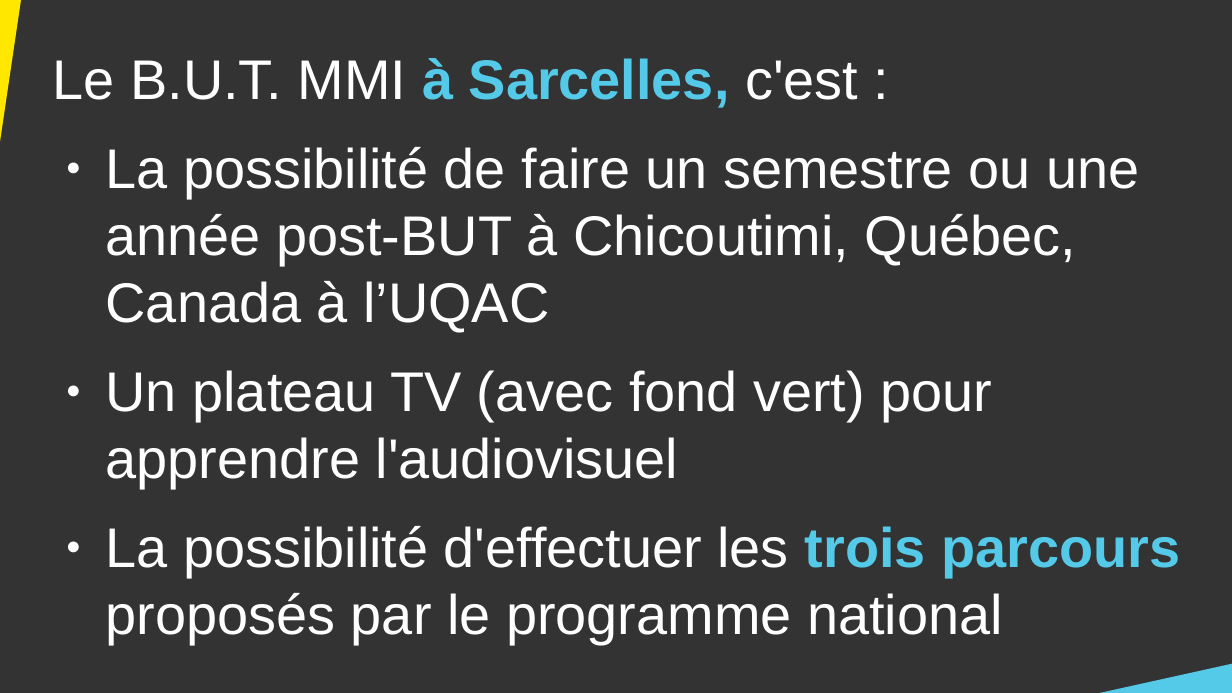
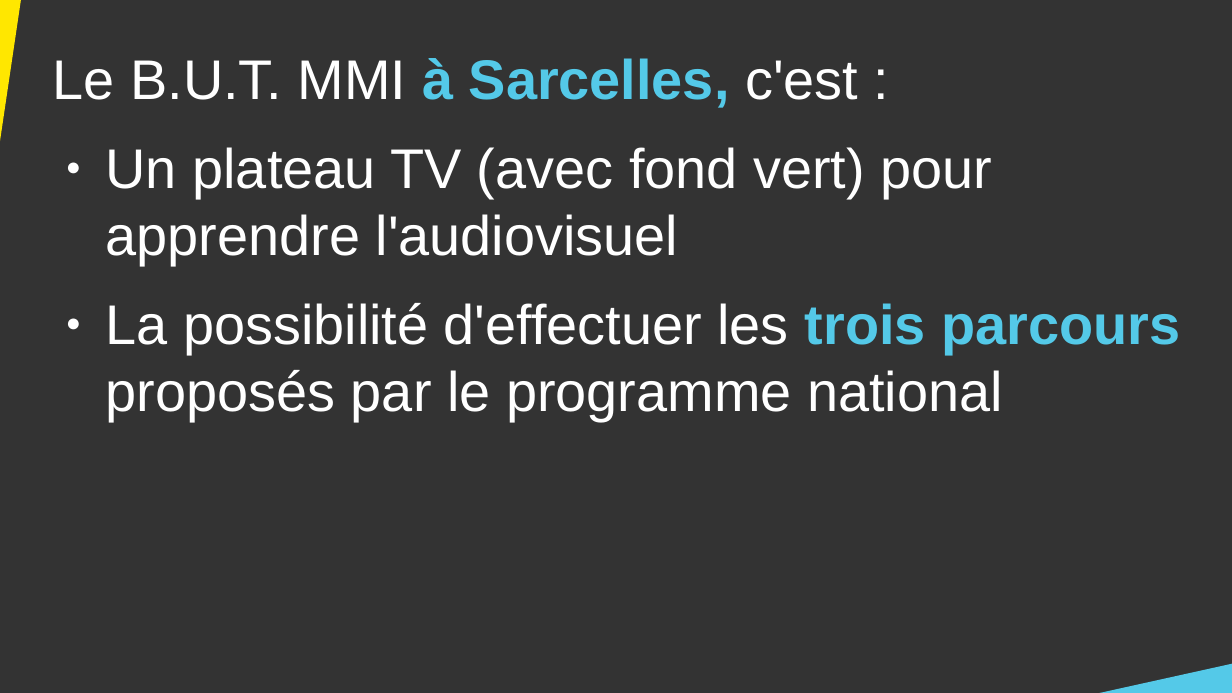
Before and after one commit to DanYellow/cours, a slide deck: slide 25 of presentation-formation-mmi/presentation.odp. Drawn at 1232x693 pixels with LibreOffice and Linux fonts; fonts in the diff are those of the drawing. Boxes give left, top, right and bottom in pixels: in the first picture for what was removed or moved away, otherwise in the second. Text is boxed around its words. In the diff, an @@ line names an element or a change of style, - is before the commit and + after.

```diff
--- a/presentation-formation-mmi/presentation.odp
+++ b/presentation-formation-mmi/presentation.odp
@@ text at <box>106,147,1139,332</box>: paragraph removed @@
-● La possibilité de faire un semestre ou une année post-BUT à Chicoutimi, Québec, Canada à l’UQAC
```
Also in this commit, not shown: 7 other slides changed, 2 slides added, 1 slide removed, 1 other file.
